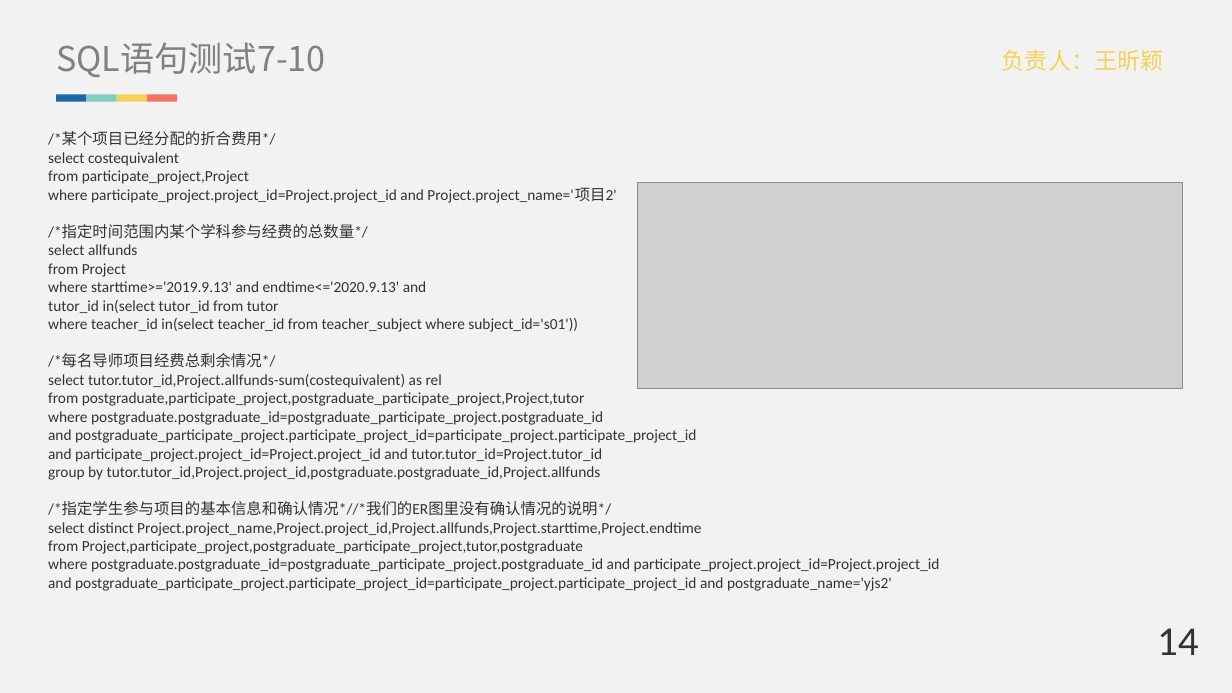
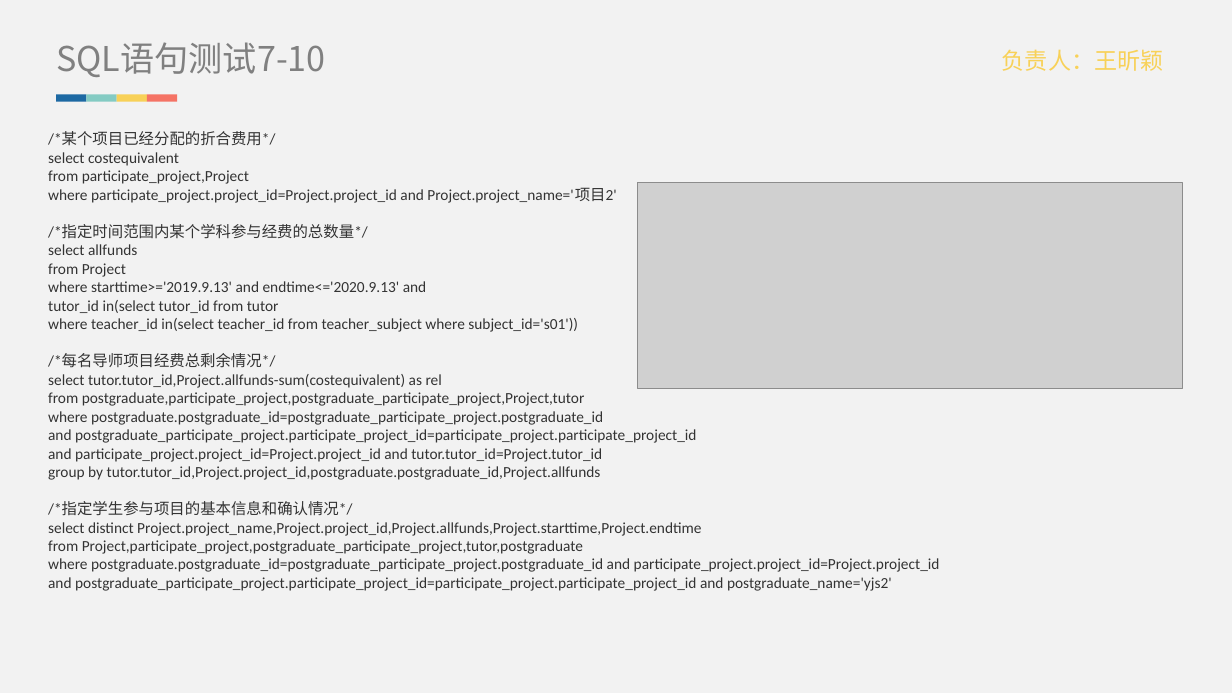
Before and after one commit to Brief-drizzle/database-ks, a slide deck: slide 20 of doc/答辩ppt.pptx. Drawn at 1232x693 pixels with LibreOffice and Linux fonts; fonts in the diff are those of the drawing; grey boxes stand for pictures. Boxes give left, top, right and bottom in pixels: in the first picture for what was removed or moved away, otherwise in the second. Text is boxed around its words. In the diff, an @@ line names an element or a change of style, - is before the commit and + after.

```diff
--- a/doc/答辩ppt.pptx
+++ b/doc/答辩ppt.pptx
@@ text at (48,501,352,515): text changed @@
-/*指定学生参与项目的基本信息和确认情况*//*我们的ER图里没有确认情况的说明*/
+/*指定学生参与项目的基本信息和确认情况*/
@@ text removed at (1157,628,1199,655) @@
-14
```
Also in this commit, not shown: 22 other slides changed, 5 slides added, 3 other files.
